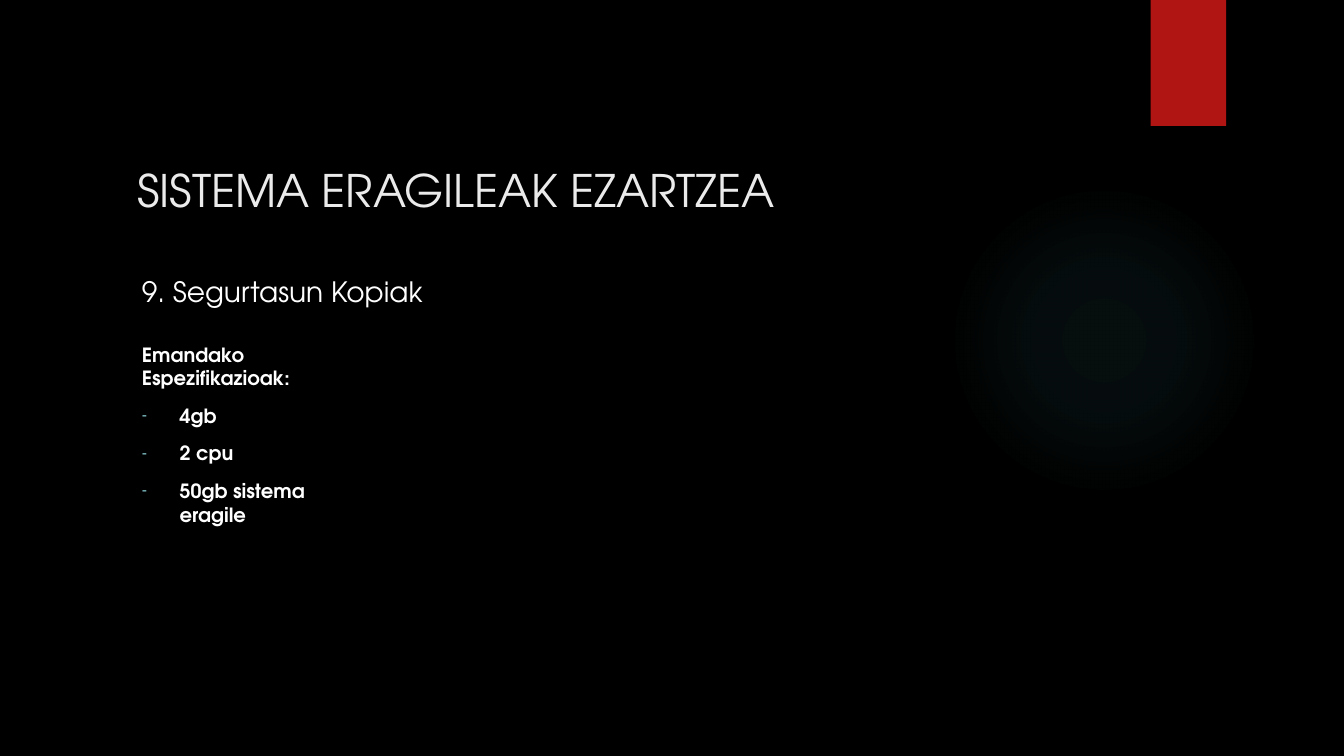
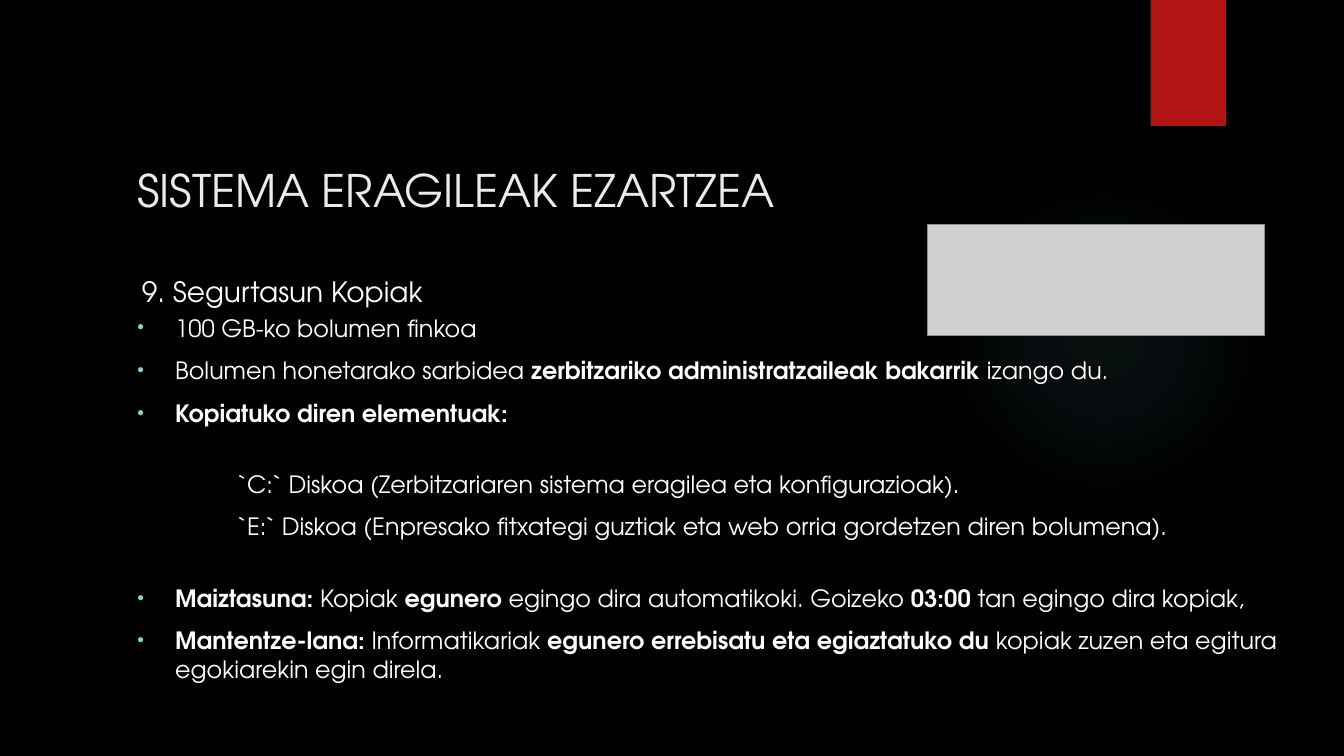
Before and after one commit to aldalurxabier-cmyk/1.-Erronka, a slide deck: slide 17 of Aurkezpena/1.Erronka Aurkezpena.pptx (slide 16 before the commit). Drawn at 1344x756 pixels with LibreOffice and Linux fonts; fonts in the diff are those of the drawing; grey boxes stand for pictures; background and template pictures are left out. Boxes give left, top, right and bottom in pixels: in the first picture for what was removed or moved away, otherwise in the second. Text is boxed around its words. In the diff, an @@ line names an element or a change of style, - is before the commit and + after.

```diff
--- a/Aurkezpena/1.Erronka Aurkezpena.pptx
+++ b/Aurkezpena/1.Erronka Aurkezpena.pptx
@@ picture added at box(928, 225, 1264, 336) @@
@@ text at box(175, 360, 1277, 683): text changed; size 14 to 17 pt; bold off @@
-Emandako Espezifikazioak:
-– 4gb
-– 2 cpu
-– 50gb sistema eragile
+• 100 GB-ko bolumen finkoa
+• Bolumen honetarako sarbidea zerbitzariko administratzaileak bakarrik izango du.
+• Kopiatuko diren elementuak:
+`C:` Diskoa (Zerbitzariaren sistema eragilea eta konfigurazioak).
+`E:` Diskoa (Enpresako fitxategi guztiak eta web orria gordetzen diren bolumena).
+• Maiztasuna: Kopiak egunero egingo dira automatikoki. Goizeko 03:00 tan egingo dira kopiak,
+• Mantentze-lana: Informatikariak egunero errebisatu eta egiaztatuko du kopiak zuzen eta egitura egokiarekin egin direla.
```
Also in this commit, not shown: 2 other slides changed, 1 slide added, 1 other file.
